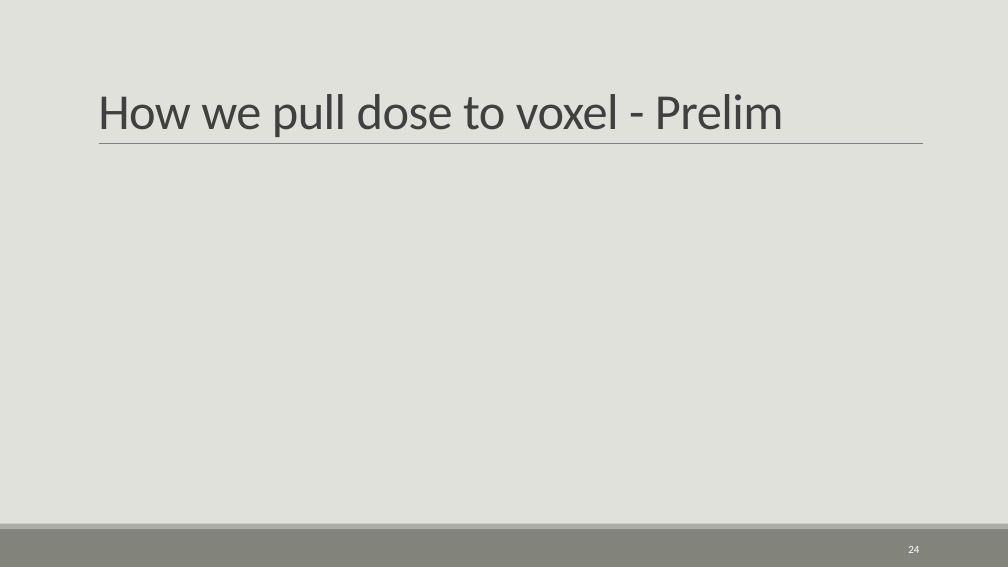
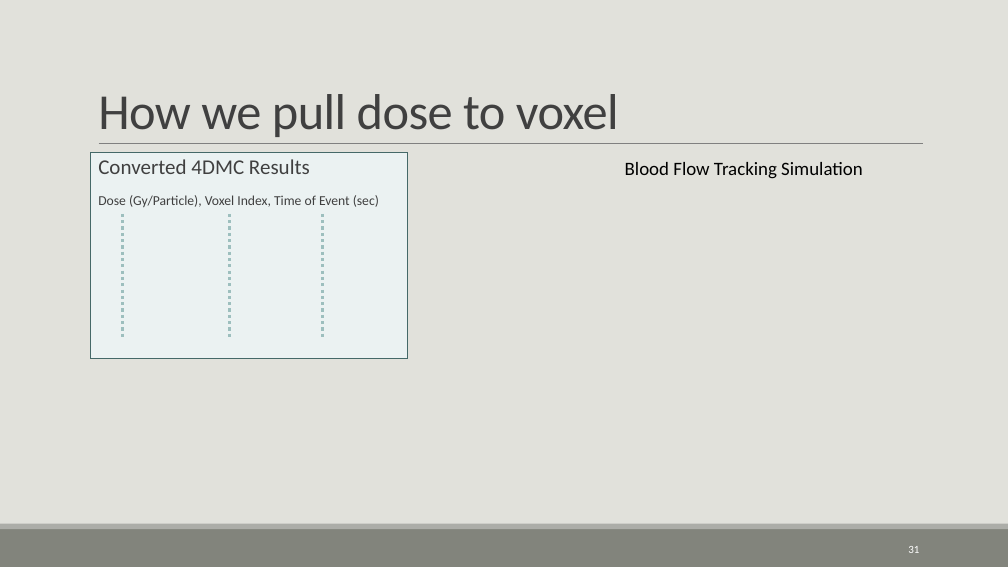
Before and after one commit to CNorthwayMedPhys/Full-Body-Flow-Model-Project, a slide deck: slide 31 of Working Documents/11.25_Committee Meeting.pptx (slide 24 before the commit). Drawn at 1008x567 pixels with LibreOffice and Linux fonts; fonts in the diff are those of the drawing. Boxes give left, top, right and bottom in pixels: in the first picture for what was removed or moved away, otherwise in the second. Text is boxed around its words. In the diff, an @@ line names an element or a change of style, - is before the commit and + after.

```diff
--- a/Working Documents/11.25_Committee Meeting.pptx
+++ b/Working Documents/11.25_Committee Meeting.pptx
@@ title at bbox=[98, 94, 619, 137]: text changed @@
-How we pull dose to voxel - Prelim
+How we pull dose to voxel
@@ text added at bbox=[91, 153, 408, 358], fill #EBF2F2, outline #456968 0.75 pt, 13 pt, text #404040 @@
+  Converted 4DMC Results
+  Dose (Gy/Particle), Voxel Index, Time of Event (sec)
@@ text added at bbox=[625, 162, 863, 179], 18 pt, text #000000 @@
+Blood Flow Tracking Simulation
@@ line added from (123, 214) to (123, 340), #9DBFBE 3 pt dashed @@
@@ line added from (230, 214) to (230, 340), #9DBFBE 3 pt dashed @@
@@ line added from (322, 214) to (322, 340), #9DBFBE 3 pt dashed @@
@@ page number at bbox=[908, 546, 919, 553]: text changed @@
-24
+31
```
Also in this commit, not shown: 7 other slides changed, 17 slides added, 2 slides removed.
